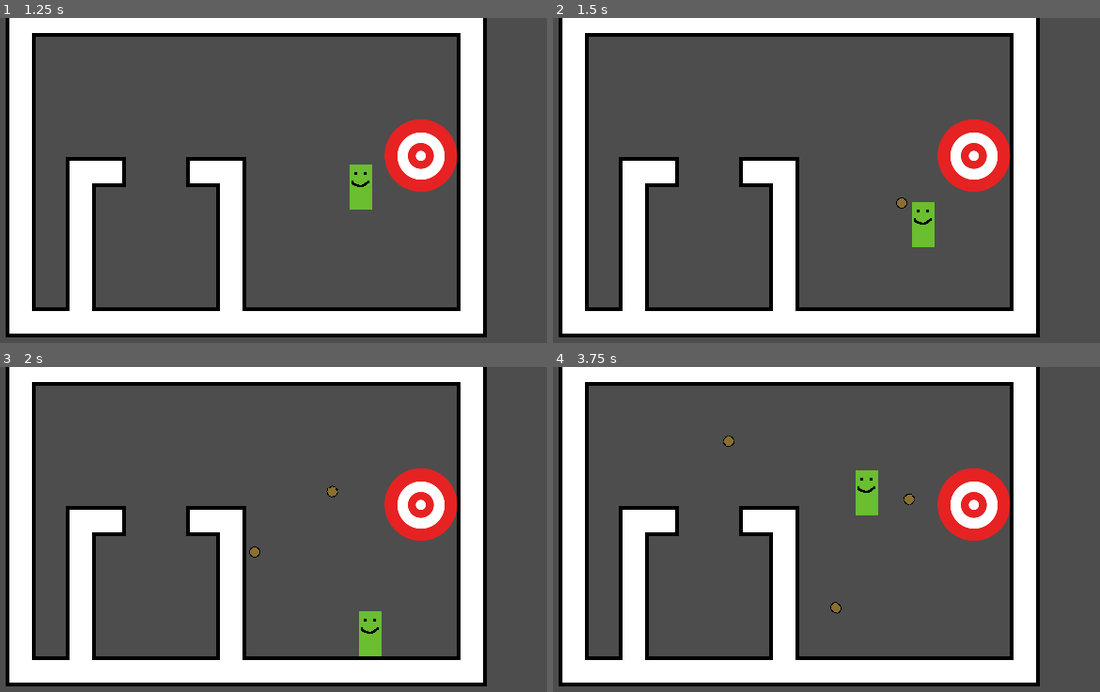
Above: before the commit, frames 1-4 (two rows, left to right).
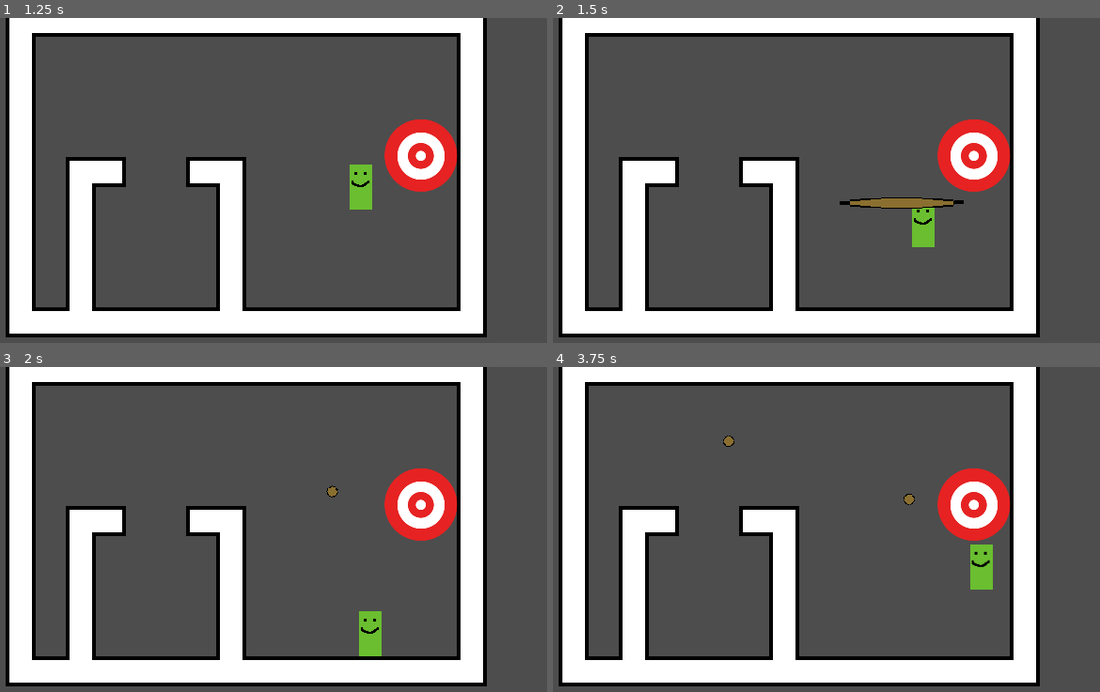
Above: after the commit, the same moments.

Repository: HuskyGameDev/2025f-team5
Game: Godot game, scene res://Game/main.tscn
Same seed, same stepped clock (60 frames per second), same inputs: the game is played once before the commit and once after it.
Inputs (mouse positions are in pixels of both pictures, inside the frame that each line leads up to):
- Up to frame 1 (1.25 s): tap Space (Dash) at 0.5 s; move the mouse to (377, 170) at 0.52 s; hold D (Right) from 0.53 s (still down); hold Space (Dash) from 0.53 s (still down)
- Up to frame 2 (1.5 s): move the mouse to (678, 203) at 1.27 s; release D (Right) at 1.28 s; release Space (Dash) at 1.28 s; hold S (Down) from 1.28 s (still down); click (678, 203) at 1.35 s
- Up to frame 3 (2 s): keep holding S (Down)
- Up to frame 4 (3.75 s): move the mouse to (859, 461) at 2.02 s; release S (Down) at 2.03 s; hold D (Right) 2.03-2.78 s; hold Space (Dash) 2.03-2.78 s; move the mouse to (771, 604) at 2.77 s; hold W (Up) 2.78-3.53 s; click (771, 604) at 2.85 s; move the mouse to (979, 588) at 3.52 s; hold A (Left) from 3.53 s (still down); hold Space (Dash) from 3.53 s (still down)

Frame 1 is identical in both runs. In frame 2, 0.6% of the frame differs, in the area x 52-76%, y 55-59%; in frame 3, less than 0.1%; in frame 4, 1.2%, in the area x 50-81%, y 31-77%.

Commit message:
feat: bullets hit player
This may need to be reversed because required changes to project.godot to create a new group for player. Bullet does not damage player yet just makes itself wider

Diff:
--- a/Game/player.tscn
+++ b/Game/player.tscn
@@ -7,9 +7,9 @@
 [sub_resource type="RectangleShape2D" id="RectangleShape2D_h4tjw"]
 size = Vector2(24, 48)
 
-[node name="Player" type="CharacterBody2D"]
-collision_layer = 2
-collision_mask = 2
+[node name="Player" type="CharacterBody2D" groups=["player"]]
+collision_layer = 3
+collision_mask = 3
 script = ExtResource("1_h4tjw")
 
 [node name="AliveSprite" type="Sprite2D" parent="."]
--- a/Scripts/bullet.gd
+++ b/Scripts/bullet.gd
@@ -34,8 +34,13 @@
 func _on_body_entered(body) -> void:
 	if body is EnemyBase:
 		body.hit(damage)
+		queue_free()
+	if body.is_in_group("player"):
+		self.scale.x = self.scale.x + 10
+	else:
+		queue_free()
 
-	queue_free()
+
 
 
 func despawn() -> void:
--- a/project.godot
+++ b/project.godot
@@ -21,6 +21,10 @@
 window/size/viewport_height=360
 window/stretch/mode="viewport"
 window/stretch/scale_mode="integer"
+
+[global_group]
+
+player=""
 
 [input]
 
